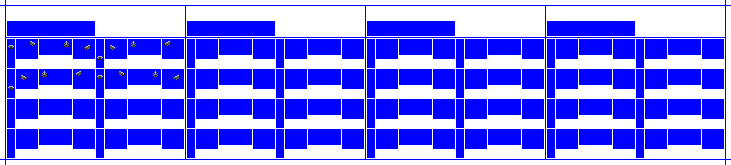
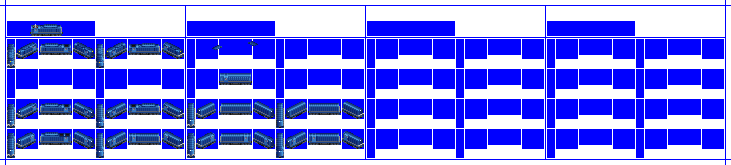
The second (731, 165) image is a revision of the first. Changes to its layers:
showed "Lights" over [10,51,181,63]
hid "Panto Up copy" over [8,41,180,90]
showed "Panto Base" over [33,24,38,28]
showed "CC1" over [7,24,364,158]
